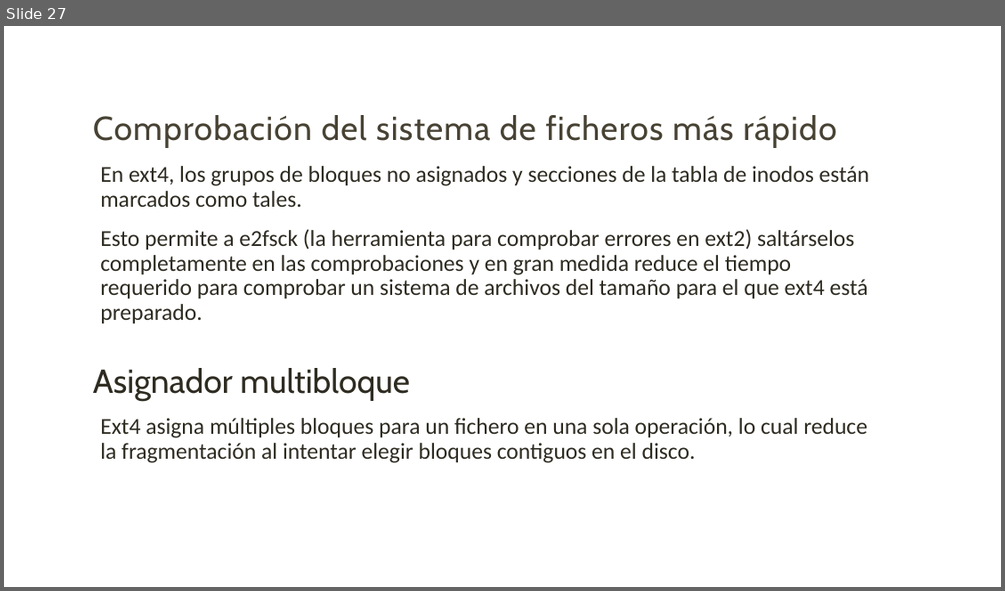
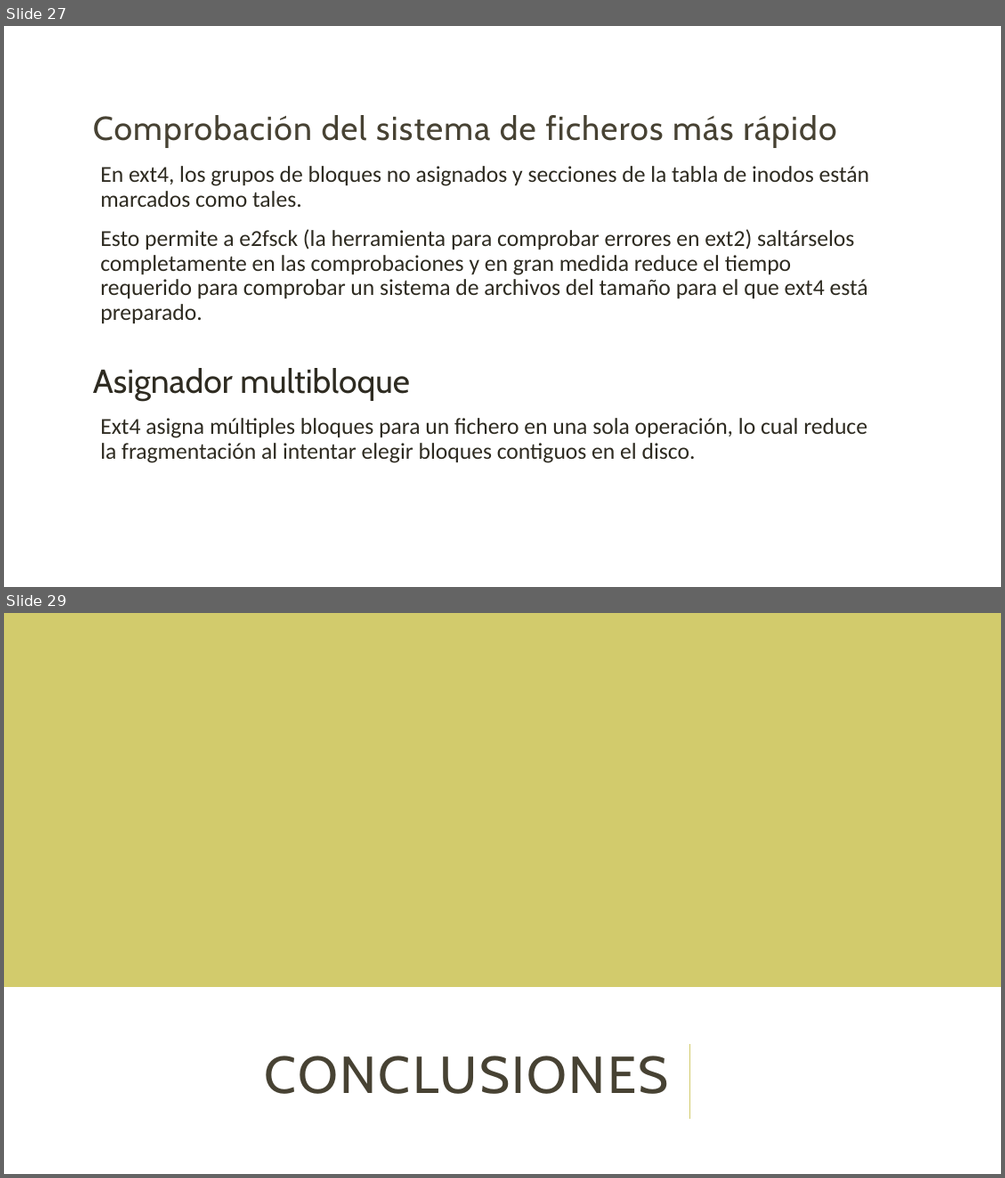
Before and after one commit to unamfi/sistop-2020-1, a slide deck: exposiciones/GonzálezAndrés/Extended.pptx. Shown one above the other, each under a label of ours: slide 27 before the commit, slides 27 and 29 after it; the slides between them are not shown. The pictures are 1005x591 and 1005x1178 pixels, drawn with LibreOffice and Linux fonts; fonts in the diff are those of the drawing. Boxes give left, top, right and bottom in pixels: in the first picture for what was removed or moved away, otherwise in the second. Text is boxed around its words. In the diff, an @@ line names an element or a change of style, - is before the commit and + after.

```diff
--- a/exposiciones/GonzálezAndrés/Extended.pptx
+++ b/exposiciones/GonzálezAndrés/Extended.pptx
@@ slide 29 added at box(4, 613, 1001, 1174), background #FFFFFF @@
@@ rectangle added at box(4, 613, 1001, 987), fill #D2CB6C @@
@@ title added at box(265, 1055, 669, 1094), 50 pt, text #474233 @@
+CONCLUSIONES
@@ line added from (689, 1119) to (689, 1044), #D2CB6C 1.5 pt @@
```
Also in this commit, not shown: 2 other slides added.
